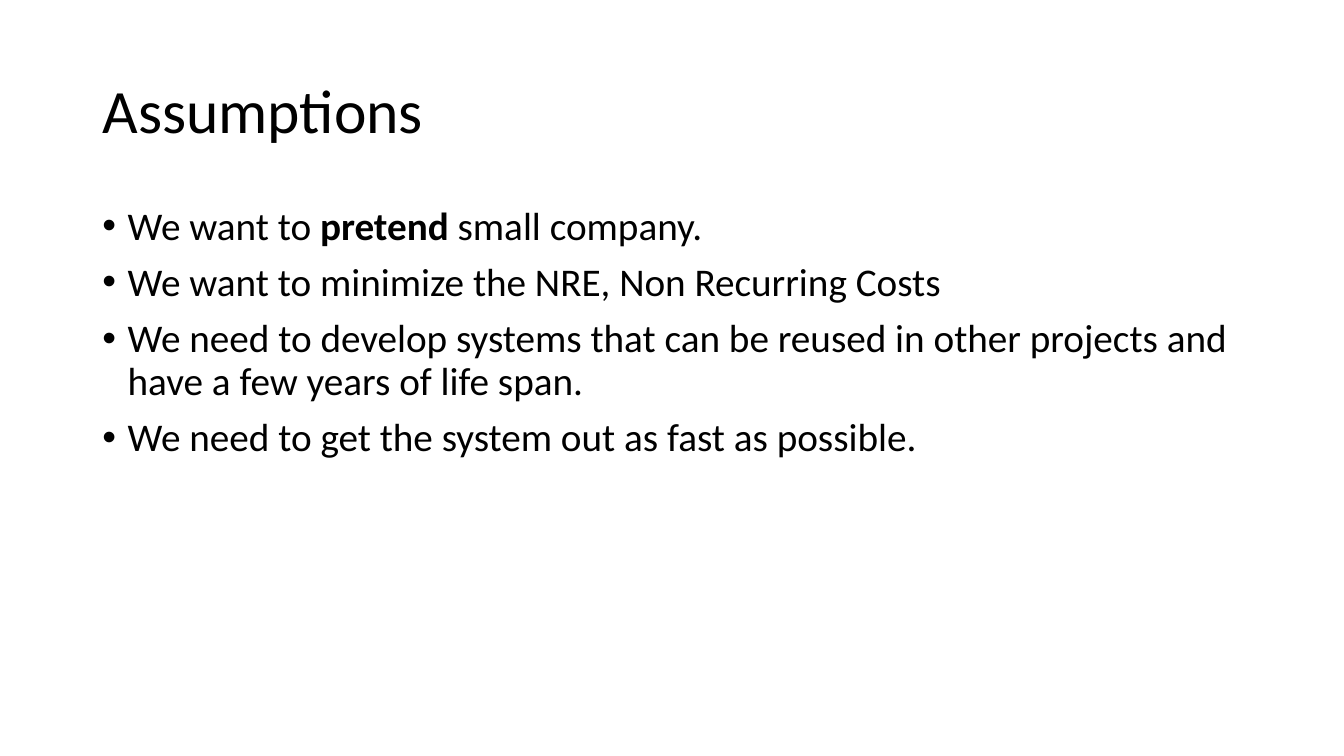
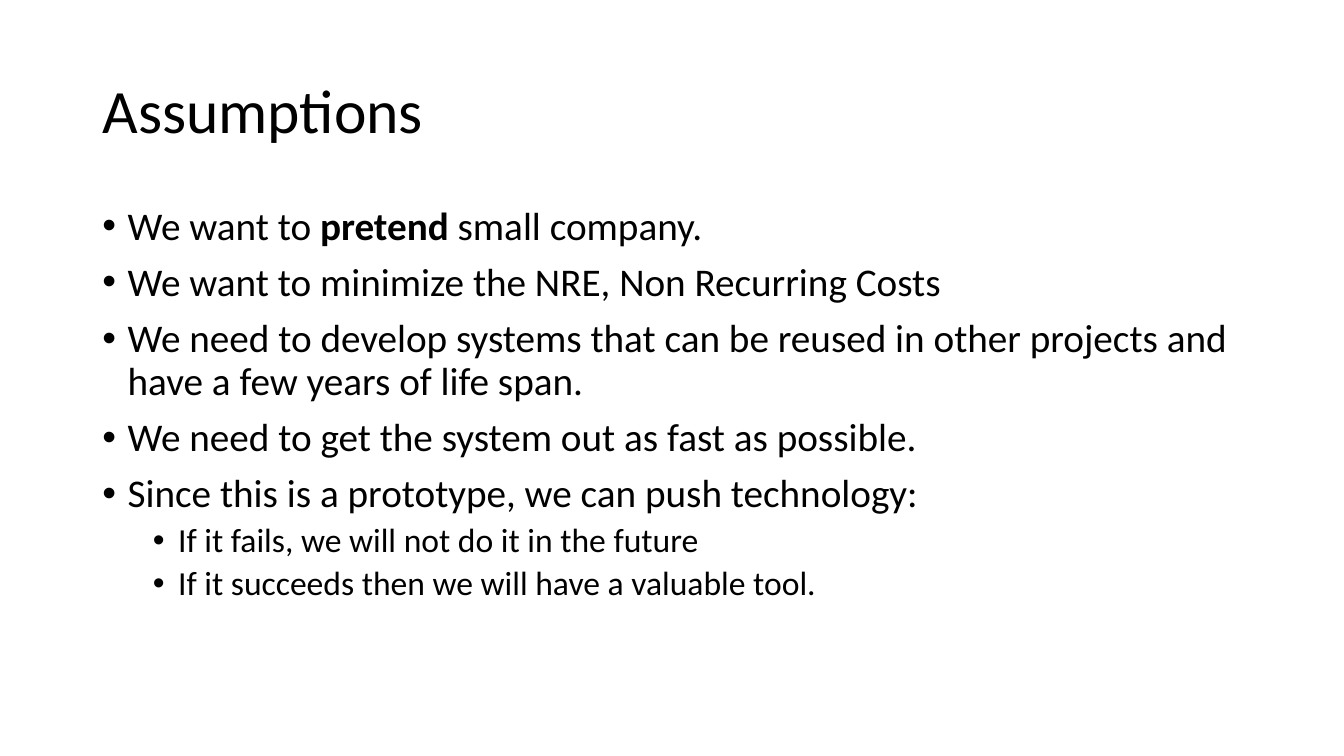
Before and after one commit to NanoDataCenter/nano_data_center, a slide deck: slide 2 of presentations/session_4/vending_machine_design/Vending Machine Hardware Design.pptx. Drawn at 1344x756 pixels with LibreOffice and Linux fonts; fonts in the diff are those of the drawing. Boxes give left, top, right and bottom in pixels: in the first picture for what was removed or moved away, otherwise in the second. Text is boxed around its words. In the diff, an @@ line names an element or a change of style, - is before the commit and + after.

```diff
--- a/presentations/session_4/vending_machine_design/Vending Machine Hardware Design.pptx
+++ b/presentations/session_4/vending_machine_design/Vending Machine Hardware Design.pptx
@@ text at (128,479,918,596): paragraphs added @@
+• Since this is a prototype, we can push technology:
+  • If it fails, we will not do it in the future
+  • If it succeeds then we will have a valuable tool.
```
Also in this commit, not shown: 6 other slides changed, 1 slide added.
